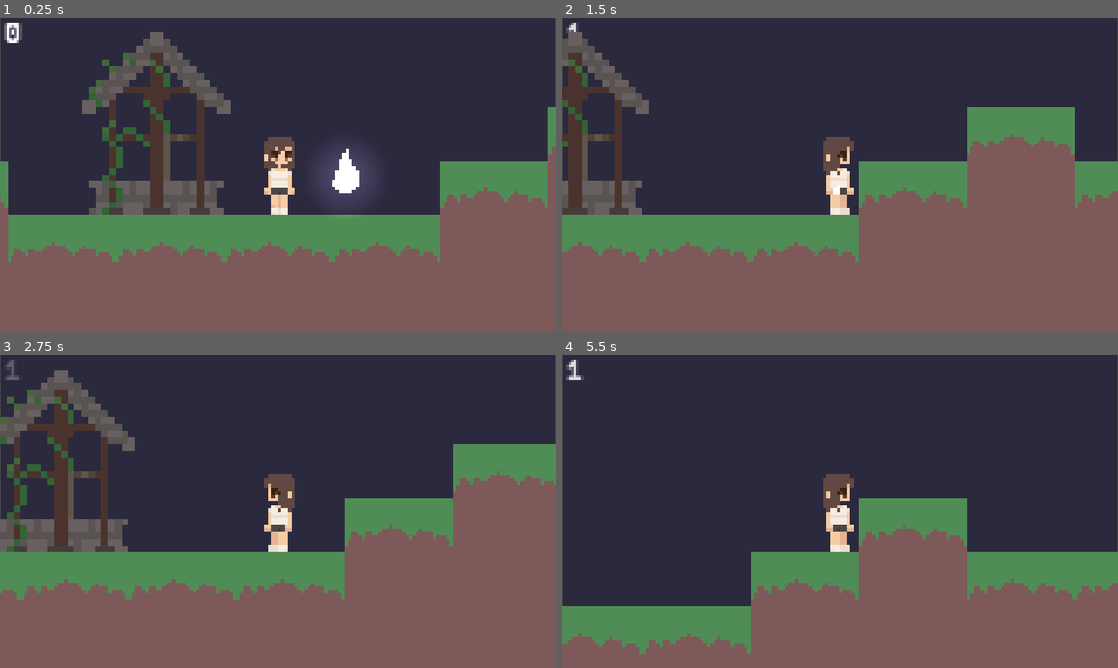
Above: before the commit, frames 1-4 (two rows, left to right).
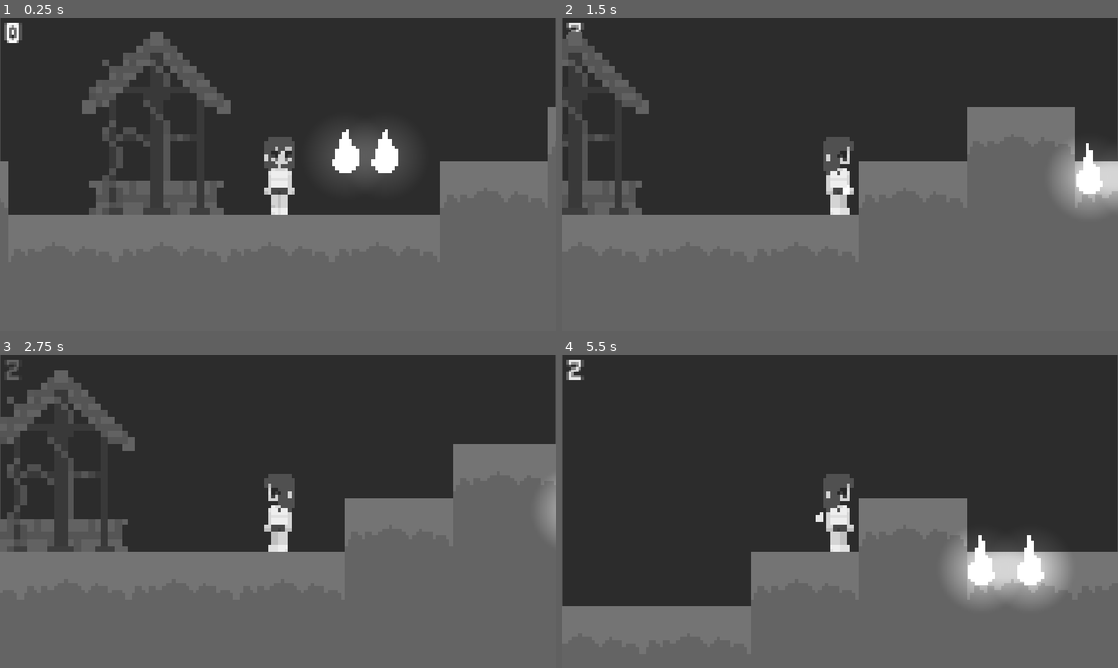
Above: after the commit, the same moments.

Repository: ela1nex/sleepover
Game: Godot game, scene res://node_2d.tscn
Same seed, same stepped clock (60 frames per second), same inputs: the game is played once before the commit and once after it.
Inputs:
- Up to frame 1 (0.25 s): no input
- Up to frame 2 (1.5 s): tap Enter (ui_accept) at 0.5, 0.77 s; hold Right (right) from 0.53 s (still down); tap Alt at 0.6 s; tap Shift at 1.35 s
- Up to frame 3 (2.75 s): tap Enter (ui_accept) at 1.52 s; release Right (right) at 2.03 s; hold Left (left) from 2.03 s (still down); tap Alt at 2.1 s
- Up to frame 4 (5.5 s): release Left (left) at 2.78 s; hold Right (right) 2.78-4.28 s; tap Shift at 2.85, 4.35 s; tap Enter (ui_accept) at 3.02, 3.77, 4.52 s; tap Alt at 3.6, 5.1 s; hold Left (left) 4.28-5.03 s; hold Right (right) from 5.03 s (still down)

The runs differ from the first frame. In frame 1, 45% of the frame differs, in the area x 0-100%, y 11-100%; in frame 2, 49%, in the area x 0-100%, y 1-100%; in frame 3, 48%; in frame 4, 35%.

Commit message:
whisper spawning

Diff:
--- a/area_2d.gd
+++ b/area_2d.gd
@@ -1,9 +1,11 @@
 extends Area2D
+
 
 var float_time = 0.0
 
 func _ready() -> void:
 	body_entered.connect(_on_body_entered)
+	position.y = 10.0
 
 func _process(delta: float) -> void:
 	float_time += delta
@@ -11,5 +13,5 @@
 
 func _on_body_entered(body) -> void:
 	if body.has_method("collect_whisper"):
-
 		body.collect_whisper(self)
+		self.queue_free()
--- /dev/null
+++ b/node_2d.gdshader
@@ -0,0 +1,14 @@
+shader_type canvas_item;
+
+void vertex() {
+	// Called for every vertex the material is visible on.
+}
+
+void fragment() {
+	// Called for every pixel the material is visible on.
+}
+
+//void light() {
+//	// Called for every pixel for every light affecting the CanvasItem.
+//	// Uncomment to replace the default light processing function with this one.
+//}
--- a/node_2d.tscn
+++ b/node_2d.tscn
@@ -6,28 +6,36 @@
 [ext_resource type="Texture2D" uid="uid://3cnp5bdy6152" path="res://addons/addons/frame_3_delay-0.5s.png" id="5_4d7sh"]
 [ext_resource type="Texture2D" uid="uid://ccxcskjim4t5r" path="res://walking.png" id="6_hqns4"]
 [ext_resource type="Texture2D" uid="uid://cylna6xeqqw8b" path="res://addons/addons/frame_4_delay-0.5s.png" id="6_ir8iy"]
-[ext_resource type="Texture2D" uid="uid://u0tgqxawo2m8" path="res://light.png" id="7_d21ai"]
-[ext_resource type="Script" uid="uid://yl5cpgskwyeo" path="res://area_2d.gd" id="7_rj586"]
 [ext_resource type="Texture2D" uid="uid://d3s8vwf8m0bp" path="res://well2.png" id="8_4d7sh"]
 [ext_resource type="AudioStream" uid="uid://byculjeqgssnr" path="res://health_restore.wav" id="8_x0ka3"]
 [ext_resource type="AudioStream" uid="uid://cgrydim6k2yan" path="res://03_Step_grass_03.wav" id="9_0h7mo"]
 [ext_resource type="Texture2D" uid="uid://05itjv7m2puv" path="res://grass.png" id="9_4d7sh"]
 [ext_resource type="AudioStream" uid="uid://5gp6ufv4hp0r" path="res://gem-gather-stereo-reverb.wav" id="9_hqns4"]
 [ext_resource type="Texture2D" uid="uid://dxv3v7hbcw4jh" path="res://whisper floating.png" id="10_d2bti"]
+[ext_resource type="PackedScene" uid="uid://xwdk5ujmbvdy" path="res://whisper.tscn" id="12_d2bti"]
 [ext_resource type="AudioStream" uid="uid://cxwhpeed2w1df" path="res://old city theme.ogg" id="14_nr8wp"]
 [ext_resource type="Texture2D" uid="uid://bwuf2bxrqafki" path="res://bg.png" id="15_ta5nu"]
 
 [sub_resource type="GDScript" id="GDScript_x0ka3"]
 script/source = "extends Node2D
-
+var whisper_scene = preload(\"res://Whisper.tscn\")
 # Called when the node enters the scene tree for the first time.
-func _ready() -> void:
-	pass # Replace with function body.
-
+func _ready():
+	for i in range(10):
+		var w = whisper_scene.instantiate()
+		w.global_position = Vector2(randf()*500, randf()*10)
+		$Node2D.add_child(w)
 
 # Called every frame. 'delta' is the elapsed time since the previous frame.
 func _process(delta: float) -> void:
 	pass
+
+@onready var mat = $Player/CanvasLayer/ColorRect.material
+
+func update_state(amount):
+	var t = clamp(amount / 30.0, 0.0, 1.0)
+	t = t * t
+	mat.set_shader_parameter(\"color_amount\", t)
 "
 
 [sub_resource type="GDScript" id="GDScript_4d7sh"]
@@ -95,7 +103,6 @@
 	if collected_whispers.size() >= max_whispers:
 		return
 	$AudioStreamPlayer2D.play()
-	whisper.queue_free()
 	collected_whispers.append(whisper)
 
 func set_deposit_zone(state, node):
@@ -255,56 +262,26 @@
 "speed": 2.0
 }]
 
-[sub_resource type="AtlasTexture" id="AtlasTexture_rj586"]
-atlas = ExtResource("7_d21ai")
-region = Rect2(0, 0, 32, 32)
-
-[sub_resource type="AtlasTexture" id="AtlasTexture_4d7sh"]
-atlas = ExtResource("7_d21ai")
-region = Rect2(32, 0, 32, 32)
-
-[sub_resource type="AtlasTexture" id="AtlasTexture_ir8iy"]
-atlas = ExtResource("7_d21ai")
-region = Rect2(64, 0, 32, 32)
-
-[sub_resource type="AtlasTexture" id="AtlasTexture_hqns4"]
-atlas = ExtResource("7_d21ai")
-region = Rect2(96, 0, 32, 32)
-
-[sub_resource type="SpriteFrames" id="SpriteFrames_x0ka3"]
-animations = [{
-"frames": [{
-"duration": 1.0,
-"texture": SubResource("AtlasTexture_rj586")
-}, {
-"duration": 1.0,
-"texture": SubResource("AtlasTexture_4d7sh")
-}, {
-"duration": 1.0,
-"texture": SubResource("AtlasTexture_ir8iy")
-}, {
-"duration": 1.0,
-"texture": SubResource("AtlasTexture_hqns4")
-}],
-"loop": true,
-"name": &"default",
-"speed": 2.0
-}]
-
-[sub_resource type="RectangleShape2D" id="RectangleShape2D_0h7mo"]
-size = Vector2(14, 20)
-
-[sub_resource type="Gradient" id="Gradient_4d7sh"]
-colors = PackedColorArray(1, 1, 1, 1, 0, 0, 0, 1)
-
-[sub_resource type="GradientTexture2D" id="GradientTexture2D_ir8iy"]
-gradient = SubResource("Gradient_4d7sh")
-width = 32
-height = 32
-fill = 1
-fill_from = Vector2(0.5, 0.5)
-fill_to = Vector2(0.8, 0.2)
-metadata/_snap_enabled = true
+[sub_resource type="Shader" id="Shader_ta5nu"]
+code = "shader_type canvas_item;
+uniform sampler2D SCREEN_TEXTURE : hint_screen_texture, filter_linear_mipmap;
+
+uniform float color_amount : hint_range(0.0, 1.0) = 0.0;
+
+void fragment() {
+    vec4 tex = texture(SCREEN_TEXTURE, SCREEN_UV);
+
+    float gray = dot(tex.rgb, vec3(0.299, 0.587, 0.114));
+    vec3 grayscale = vec3(gray);
+
+    vec3 final_color = mix(grayscale, tex.rgb, color_amount);
+
+    COLOR = vec4(final_color, 1.0);
+}"
+
+[sub_resource type="ShaderMaterial" id="ShaderMaterial_flf07"]
+shader = SubResource("Shader_ta5nu")
+shader_parameter/color_amount = 0.0
 
 [sub_resource type="GDScript" id="GDScript_ir8iy"]
 script/source = "extends Area2D
@@ -351,6 +328,8 @@
 func update_state(amount):
 	pass
 "
+
+[sub_resource type="CanvasItemMaterial" id="CanvasItemMaterial_ta5nu"]
 
 [sub_resource type="TileSetAtlasSource" id="TileSetAtlasSource_4d7sh"]
 texture = ExtResource("9_4d7sh")
@@ -417,24 +396,23 @@
 scale = Vector2(1.28125, 1.4843751)
 sprite_frames = SubResource("SpriteFrames_1fr6y")
 
-[node name="Whisper" type="Area2D" parent="." unique_id=629463437]
-z_index = 1
+[node name="CanvasLayer" type="CanvasLayer" parent="Player" unique_id=797195720]
+layer = 3
+scale = Vector2(100, 100)
+transform = Transform2D(100, 0, 0, 100, 0, 0)
+
+[node name="ColorRect" type="ColorRect" parent="Player/CanvasLayer" unique_id=586224171]
+material = SubResource("ShaderMaterial_flf07")
+offset_left = -82.0
+offset_top = -47.0
+offset_right = 84.0
+offset_bottom = 52.0
+metadata/_edit_use_anchors_ = true
+
+[node name="Node2D" type="Node2D" parent="." unique_id=328492645]
+
+[node name="Whisper" parent="Node2D" unique_id=1109327850 instance=ExtResource("12_d2bti")]
 position = Vector2(20, 16)
-script = ExtResource("7_rj586")
-
-[node name="AnimatedSprite2D" type="AnimatedSprite2D" parent="Whisper" unique_id=56381631]
-position = Vector2(0, -11.758503)
-sprite_frames = SubResource("SpriteFrames_x0ka3")
-autoplay = "default"
-frame_progress = 0.10575963
-
-[node name="CollisionShape2D" type="CollisionShape2D" parent="Whisper" unique_id=440690187]
-position = Vector2(0, -11.758503)
-shape = SubResource("RectangleShape2D_0h7mo")
-
-[node name="PointLight2D" type="PointLight2D" parent="Whisper" unique_id=1065795397]
-position = Vector2(0, -11.758503)
-texture = SubResource("GradientTexture2D_ir8iy")
 
 [node name="Deposit" type="Area2D" parent="." unique_id=1133267422]
 script = SubResource("GDScript_ir8iy")
@@ -453,6 +431,7 @@
 [node name="Node2D" type="Node2D" parent="World" unique_id=664125765]
 
 [node name="Map" type="TileMapLayer" parent="World/Node2D" unique_id=1604279617]
+material = SubResource("CanvasItemMaterial_ta5nu")
 tile_map_data = PackedByteArray("AAD9/wEAAAAAAAAAAAD+/wEAAAABAAAAAAD//wEAAAAAAAAAAAAAAAEAAAABAAAAAAABAAEAAAAAAAAAAAACAA …(1488 unchanged characters)…
 tile_set = SubResource("TileSet_4d7sh")
 
--- /dev/null
+++ b/whisper.tscn
@@ -0,0 +1,73 @@
+[gd_scene format=3 uid="uid://xwdk5ujmbvdy"]
+
+[ext_resource type="Script" uid="uid://yl5cpgskwyeo" path="res://area_2d.gd" id="1_wx4fh"]
+[ext_resource type="Texture2D" uid="uid://u0tgqxawo2m8" path="res://light.png" id="2_4j02f"]
+
+[sub_resource type="AtlasTexture" id="AtlasTexture_rj586"]
+atlas = ExtResource("2_4j02f")
+region = Rect2(0, 0, 32, 32)
+
+[sub_resource type="AtlasTexture" id="AtlasTexture_4d7sh"]
+atlas = ExtResource("2_4j02f")
+region = Rect2(32, 0, 32, 32)
+
+[sub_resource type="AtlasTexture" id="AtlasTexture_ir8iy"]
+atlas = ExtResource("2_4j02f")
+region = Rect2(64, 0, 32, 32)
+
+[sub_resource type="AtlasTexture" id="AtlasTexture_hqns4"]
+atlas = ExtResource("2_4j02f")
+region = Rect2(96, 0, 32, 32)
+
+[sub_resource type="SpriteFrames" id="SpriteFrames_x0ka3"]
+animations = [{
+"frames": [{
+"duration": 1.0,
+"texture": SubResource("AtlasTexture_rj586")
+}, {
+"duration": 1.0,
+"texture": SubResource("AtlasTexture_4d7sh")
+}, {
+"duration": 1.0,
+"texture": SubResource("AtlasTexture_ir8iy")
+}, {
+"duration": 1.0,
+"texture": SubResource("AtlasTexture_hqns4")
+}],
+"loop": true,
+"name": &"default",
+"speed": 2.0
+}]
+
+[sub_resource type="RectangleShape2D" id="RectangleShape2D_0h7mo"]
+size = Vector2(14, 20)
+
+[sub_resource type="Gradient" id="Gradient_4d7sh"]
+colors = PackedColorArray(1, 1, 1, 1, 0, 0, 0, 1)
+
+[sub_resource type="GradientTexture2D" id="GradientTexture2D_ir8iy"]
+gradient = SubResource("Gradient_4d7sh")
+width = 32
+height = 32
+fill = 1
+fill_from = Vector2(0.5, 0.5)
+fill_to = Vector2(0.8, 0.2)
+metadata/_snap_enabled = true
+
+[node name="Whisper" type="Area2D" unique_id=1109327850]
+z_index = 1
+script = ExtResource("1_wx4fh")
+
+[node name="AnimatedSprite2D" type="AnimatedSprite2D" parent="." unique_id=381695919]
+position = Vector2(0, -11.758503)
+sprite_frames = SubResource("SpriteFrames_x0ka3")
+autoplay = "default"
+frame_progress = 0.10575963
+
+[node name="CollisionShape2D" type="CollisionShape2D" parent="." unique_id=779514845]
+position = Vector2(0, -11.758503)
+shape = SubResource("RectangleShape2D_0h7mo")
+
+[node name="PointLight2D" type="PointLight2D" parent="." unique_id=195746310]
+position = Vector2(0, -11.758503)
+texture = SubResource("GradientTexture2D_ir8iy")
Not shown, added: node_2d.gdshader.uid
Not shown, changed: .DS_Store
